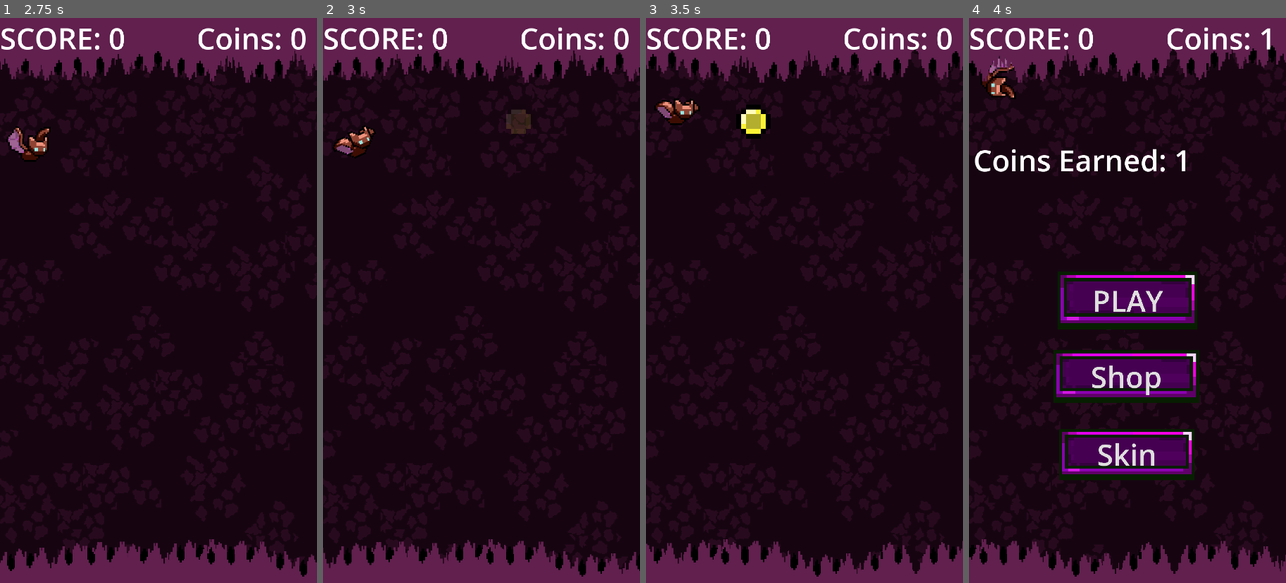
Above: before the commit, frames 1-4 (left to right).
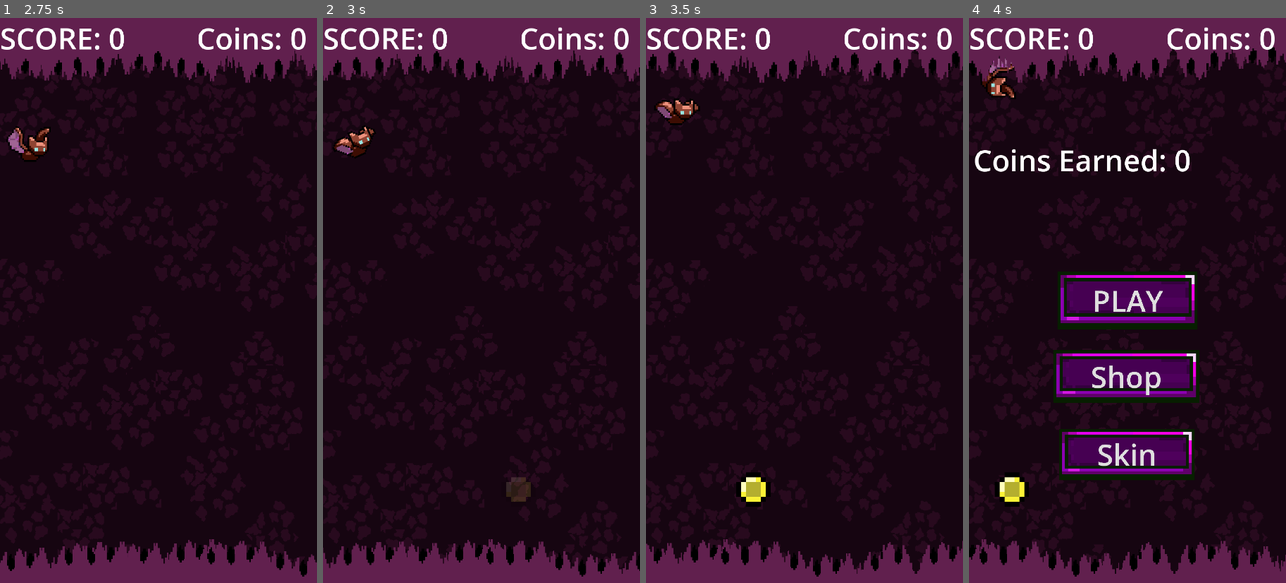
Above: after the commit, the same moments.

Repository: bsmit104/Batsy
Game: Godot game, scene res://scenes/main.tscn
Same seed, same stepped clock (60 frames per second), same inputs: the game is played once before the commit and once after it.
Inputs (mouse positions are in pixels of both pictures, inside the frame that each line leads up to):
- Up to frame 1 (2.75 s): click "PLAY" at 0.5 s; tap Enter at 1.25 s; move the mouse to (228, 272) at 1.27 s; tap R at 1.35, 2.1 s; click (228, 272) at 1.42 s; move the mouse to (95, 328) at 2.02 s; click (95, 328) at 2.17 s
- Up to frame 2 (3 s): move the mouse to (513, 176) at 2.77 s; tap R at 2.85 s; click (513, 176) at 2.92 s
- Up to frame 3 (3.5 s): no input
- Up to frame 4 (4 s): move the mouse to (1111, 413) at 3.52 s; tap R at 3.6 s; click (1111, 413) at 3.67 s

Frame 1 is identical in both runs. In frame 2, 0.3% of the frame differs, in the area x 57-66%, y 16-86%; in frame 3, 0.7%, in the area x 28-40%, y 15-87%; in frame 4, 0.6%.

Commit message:
coin pooling fixed

Diff:
--- a/batsy/scenes/coin.gd
+++ b/batsy/scenes/coin.gd
@@ -9,16 +9,40 @@
 	#if body.name == "Bat":  # Assuming your bat is named "Bat"
 		#emit_signal("collected")
 
+
+
+
+
+
+
+
+
+
+
+
+
 extends Area2D
 
-signal collected
+signal collected(coin)
 
 func _ready():
-	# Connect only if not already connected
 	if not body_entered.is_connected(_on_body_entered):
 		body_entered.connect(_on_body_entered)
 
 func _on_body_entered(body):
-	if body.name == "Bat":  # Ensure the player collects the coin
-		emit_signal("collected")
-		queue_free()  # Remove the coin after collection
+	if body.name == "Bat":
+		emit_signal("collected", self)  # Pass 'self' so the main script knows which coin was collected
+		queue_free()
+#extends Area2D
+#
+#signal collected
+#
+#func _ready():
+	## Connect only if not already connected
+	#if not body_entered.is_connected(_on_body_entered):
+		#body_entered.connect(_on_body_entered)
+#
+#func _on_body_entered(body):
+	#if body.name == "Bat":  # Ensure the player collects the coin
+		#emit_signal("collected")
+		#queue_free()  # Remove the coin after collection
--- a/batsy/scenes/main.gd
+++ b/batsy/scenes/main.gd
@@ -25,23 +25,24 @@
 var spawn_enabled = false
 
 var rock_pool : Array = []
+var coin_pool : Array = []  # Pool for coin reuse
 
 func _ready():
 	screen_size = get_window().size
-	ground_width = $Ground1.get_child(0).texture.get_width()  # Assuming the TextureRect is the first child of Ground1
-	$Ground2.position.x = $Ground1.position.x + ground_width  # Position the second ground next to the first
+	ground_width = $Ground1.get_child(0).texture.get_width()
+	$Ground2.position.x = $Ground1.position.x + ground_width
 	ground_height = $Ground1.get_node("Sprite2D").texture.get_height()
 	$CoinLabel.text = "Coins: " + str(coins)
 	game_running = false
-	game_over = true  # Set game_over so the player can't interact yet
-	$Menu.show()  # Show the death menu at the start
+	game_over = true
+	$Menu.show()
 
 func new_game():
 	game_running = false
 	game_over = false
 	score = 0
 	scroll = 0
-	coins = 0  # Reset the coins for the new game
+	coins = 0
 	$ScoreLabel.text = "SCORE: " + str(score)
 	$CoinLabel.text = "Coins: " + str(coins)
 	$CoinEarnedLabel.text = " "
@@ -58,15 +59,13 @@
 
 	generate_rocks()
 
-	# Reload the selected character in case the player changed it
 	$Bat.selected_character = Global.selected_character
 	$Bat.load_character_animation()
 	$Bat.reset()
 
-	# Clear existing coins in the scene
+	# Clear existing coins
 	for coin in get_tree().get_nodes_in_group("coins"):
-		coin.queue_free()  # Remove the coin from the scene
-
+		pool_coin(coin)  # Pool instead of freeing
 
 func _input(event):
 	if game_over == false:
@@ -88,149 +87,155 @@
 func _process(delta):
 	if game_running:
 		if not spawn_enabled and scroll >= 1500:
-			spawn_enabled = true  # Enable rock and coin spawning
-
-		# Move both ground sprites
+			spawn_enabled = true
+
+		# Move ground
 		$Ground1.position.x -= SCROLL_SPEED
 		$Ground2.position.x -= SCROLL_SPEED
 		scroll += SCROLL_SPEED
 
-		# Reset position when a ground sprite moves fully off-screen
+		# Reset ground
 		if $Ground1.position.x <= -ground_width:
 			$Ground1.position.x = $Ground2.position.x + ground_width
 		if $Ground2.position.x <= -ground_width:
 			$Ground2.position.x = $Ground1.position.x + ground_width
 
+		# Move rocks
 		for rock in rocks:
 			rock.position.x -= SCROLL_SPEED
 
-		# Move coins
+		# Move and pool coins
 		for coin in get_tree().get_nodes_in_group("coins"):
 			coin.position.x -= SCROLL_SPEED
+			if coin.position.x < -100:  # Off-screen left
+				pool_coin(coin)
 
 func _on_rock_timer_timeout() -> void:
 	generate_rocks()
 
 func get_pooled_rock():
-	# Reuse an existing rock if available
 	for rock in rock_pool:
 		if not rock.visible:
 			return rock
 
-	# If none are available, create a new one
 	var rock_scene = rock_scenes[randi() % rock_scenes.size()]
 	var new_rock = rock_scene.instantiate()
 	add_child(new_rock)
 	rock_pool.append(new_rock)
 	return new_rock
 
-var coin_count = 0  # Track how many coins have spawned in this cycle
-const MAX_COINS_PER_CYCLE = 5  # Maximum coins per 15 spawns
-const TOTAL_SPAWNS_PER_CYCLE = 15  # Total spawns (coins + rocks)
+var coin_count = 0
+const MAX_COINS_PER_CYCLE = 5
+const TOTAL_SPAWNS_PER_CYCLE = 15
 
 func generate_rocks():
 	if rock_scenes.is_empty():
 		return
 
-	# Check if we've reached the maximum number of coins (5 per 15 spawns)
 	if coin_count < MAX_COINS_PER_CYCLE and randi_range(1, TOTAL_SPAWNS_PER_CYCLE) <= MAX_COINS_PER_CYCLE:
-		spawn_coin(last_rock_x)  # Spawn a coin
-		coin_count += 1  # Increment coin count
+		spawn_coin(last_rock_x)
+		coin_count += 1
 	else:
 		var rock = get_pooled_rock()
 		rock.show()
 		rock.set_process(true)
 
-		# Ensure proper spacing between rocks and spawn closer to the screen
 		var min_x = last_rock_x + ROCK_SPACING_X
-		rock.position.x = max(screen_size.x + 300, min_x)  # Reduce off-screen distance for better visibility
+		rock.position.x = max(screen_size.x + 300, min_x)
 		rock.position.y = (screen_size.y - ground_height) / 2 + randi_range(-ROCK_RANGE, ROCK_RANGE)
 
-		# Fade-in effect for the rock
 		var rock_tween = create_tween()
-		rock.modulate.a = 0  # Start fully transparent
-		rock_tween.tween_property(rock, "modulate:a", 1, 0.5)  # Fade in over 0.5 seconds
-
-		# Connect signals
+		rock.modulate.a = 0
+		rock_tween.tween_property(rock, "modulate:a", 1, 0.5)
+
 		if not rock.hit.is_connected(bat_hit):
 			rock.hit.connect(bat_hit)
 		if not rock.scored.is_connected(scored):
 			rock.scored.connect(scored)
 
 		rocks.append(rock)
-		last_rock_x = rock.position.x  # Track rock position
-
-	# Reset after 15 spawns (5 coins and 10 rocks)
+		last_rock_x = rock.position.x
+
 	if coin_count >= MAX_COINS_PER_CYCLE:
-		coin_count = 0  # Reset coin count after 5 coins
-
-var last_coin_y = -1  # Track the last coin's vertical position to prevent overlap
-
-func spawn_coin(x_position):
-	# Debug prints to check values
-	print("Screen height: ", screen_size.y)
-	print("Ground height: ", ground_height)
-
-	# Ensure the coin is spaced at least 400 units from the previous rock (same as rocks)
-	var min_x_position = x_position + ROCK_SPACING_X  # 400 units spacing from the last rock position
+		coin_count = 0
+
+var last_coin_y = -1
+
+#func get_pooled_coin():
+	#for coin in coin_pool:
+		#if not coin.visible:
+			#return coin
+	#
+	#var new_coin = coin_scene.instantiate()
+	#add_child(new_coin)
+	#coin_pool.append(new_coin)
+	#return new_coin
+func get_pooled_coin():
+	for coin in coin_pool:
+		# Ensure the coin is a valid instance and is not visible
+		if is_instance_valid(coin) and not coin.visible:
+			return coin
+
 	var new_coin = coin_scene.instantiate()
 	add_child(new_coin)
+	coin_pool.append(new_coin)
+	return new_coin
+
+
+
+func spawn_coin(x_position):
+	var min_x_position = x_position + ROCK_SPACING_X
+	#var new_coin = coin_scene.instantiate()
+	#add_child(new_coin)
+	#new_coin.add_to_group("coins")
+	var new_coin = get_pooled_coin()
+	new_coin.show()
+	new_coin.set_process(true)
 	new_coin.add_to_group("coins")
 
-	# Set the fixed horizontal position, with 300 units of buffer from the screen's edge
-	new_coin.position.x = min_x_position + 300  # Fixed horizontal position after last rock + buffer
-
-	# Define the vertical range for coin spawning
-	var vertical_buffer = 50  # Reduced buffer to avoid restricting spawn area
-	var min_y = vertical_buffer  # Minimum Y position (top buffer)
-	var max_y = screen_size.y - ground_height - vertical_buffer  # Maximum Y position (bottom buffer, accounting for ground height)
-
-	# Debug prints for Y range
-	print("Min Y: ", min_y)
-	print("Max Y: ", max_y)
-
-	# Randomize the Y position within the defined range
-	var random_y_position = randi_range(min_y, max_y)
-
-	# Shift the entire range downwards by 300 pixels
-	random_y_position += 300
-
-	# Clamp the Y position to ensure it stays within the screen bounds
+
+	new_coin.position.x = min_x_position + 300
+
+	var vertical_buffer = 50
+	var min_y = vertical_buffer
+	var max_y = 1600
+	var random_y_position = randi_range(min_y, max_y) + 300
 	random_y_position = clamp(random_y_position, min_y, max_y)
 
-	# Debug print for final Y position
-	print("Random Y position: ", random_y_position)
-
-	# Avoid spawning the coin too close to the previous one
-	var vertical_spacing = 200  # Minimum vertical space between coins
+	var vertical_spacing = 200
 	while abs(random_y_position - last_coin_y) < vertical_spacing:
-		# Recalculate the Y position with the shift and clamp
-		random_y_position = randi_range(min_y, max_y) + 300  # Shift downwards again
+		random_y_position = randi_range(min_y, max_y) + 300
 		random_y_position = clamp(random_y_position, min_y, max_y)
 
-	# Set the coin's Y position
 	new_coin.position.y = random_y_position
-
-	# Update the last coin's Y position to prevent overlap with the next coin
 	last_coin_y = new_coin.position.y
-
-	# Apply fade-in tween for the coin
+	last_coin_x = new_coin.position.x
+
 	var coin_tween = create_tween()
-	new_coin.modulate.a = 0  # Start fully transparent
-	coin_tween.tween_property(new_coin, "modulate:a", 1, 0.5)  # Fade in over 0.5 seconds
-
-	# Update the last coin x position
-	last_coin_x = new_coin.position.x
-
-	# Connect the coin's collected signal
-	new_coin.collected.connect(_on_coin_collected)
-
-
-
-func _on_coin_collected():
-	coins += 1  # Increase coin count
-	Global.totalcoins += 1  # Save it globally for the shop
-	$CoinLabel.text = "Coins: " + str(coins)  # Update UI
+	new_coin.modulate.a = 0
+	coin_tween.tween_property(new_coin, "modulate:a", 1, 0.5)
+
+	# Prevent duplicate signal connections
+	if not new_coin.collected.is_connected(_on_coin_collected):
+		new_coin.collected.connect(_on_coin_collected)
+
+
+#func _on_coin_collected(coin):
+	#coins += 1
+	#Global.totalcoins += 1
+	#$CoinLabel.text = "Coins: " + str(coins)
+	#pool_coin(coin)
+func _on_coin_collected(coin):
+	coins += 1
+	Global.totalcoins += 1
+	$CoinLabel.text = "Coins: " + str(coins)
+	pool_coin(coin)  # Return coin to pool
+
+
+func pool_coin(coin):
+	coin.hide()
+	coin.set_process(false)
+	coin.position = Vector2(-1000, -1000)
 
 func scored():
 	score += 1
@@ -247,9 +252,8 @@
 	$Bat.flying = false
 	game_running = false
 	game_over = true
-	# Update total coins after the game ends
-	Global.save_data()  # Save the updated total coins
-	$CoinEarnedLabel.text = "Coins Earned: " + str(coins)  # Display coins earned in this session
+	Global.save_data()
+	$CoinEarnedLabel.text = "Coins Earned: " + str(coins)
 
 func bat_hit():
 	$Bat.falling = true
@@ -265,6 +269,297 @@
 
 func _on_menu_restart() -> void:
 	new_game()
+
+#extends Node
+#
+#@export var rock_scenes : Array[PackedScene]
+#@export var coin_scene: PackedScene  # Assign the coin scene in the editor
+#
+#const COIN_SPACING_X = 600
+#const COIN_SPACING_RANGE = 300  # Random offset between 400-600 pixels
+#var last_coin_x = 0  # Track last coin position
+#var coins = 0  # Player coin count
+#
+#var game_running : bool
+#var game_over : bool
+#var scroll
+#var score
+#const SCROLL_SPEED : int = 10
+#var screen_size : Vector2i
+#var rocks : Array
+#const ROCK_DELAY : int = 50
+#const ROCK_RANGE : int = 200
+#var ground_width : int
+#var ground_height : int
+#var last_rock_x = 0  # Tracks the last rock's x position
+#const ROCK_SPACING_X = 400  # Set a fixed spacing between rocks
+#
+#var spawn_enabled = false
+#
+#var rock_pool : Array = []
+#
+#func _ready():
+	#screen_size = get_window().size
+	#ground_width = $Ground1.get_child(0).texture.get_width()  # Assuming the TextureRect is the first child of Ground1
+	#$Ground2.position.x = $Ground1.position.x + ground_width  # Position the second ground next to the first
+	#ground_height = $Ground1.get_node("Sprite2D").texture.get_height()
+	#$CoinLabel.text = "Coins: " + str(coins)
+	#game_running = false
+	#game_over = true  # Set game_over so the player can't interact yet
+	#$Menu.show()  # Show the death menu at the start
+	#
+#func new_game():
+	#game_running = false
+	#game_over = false
+	#score = 0
+	#scroll = 0
+	#coins = 0  # Reset the coins for the new game
+	#$ScoreLabel.text = "SCORE: " + str(score)
+	#$CoinLabel.text = "Coins: " + str(coins)
+	#$CoinEarnedLabel.text = " "
+	#$Menu.hide()
+#
+	## Reset object pool
+	#for rock in rock_pool:
+		#rock.queue_free()
+	#rock_pool.clear()
+	#rocks.clear()
+#
+	## Reset last rock position for proper spacing
+	#last_rock_x = 0
+#
+	#generate_rocks()
+#
+	## Reload the selected character in case the player changed it
+	#$Bat.selected_character = Global.selected_character
+	#$Bat.load_character_animation()
+	#$Bat.reset()
+	#
+	## Clear existing coins in the scene
+	#for coin in get_tree().get_nodes_in_group("coins"):
+		#coin.queue_free()  # Remove the coin from the scene
+#
+	#
+#func _input(event):
+	#if game_over == false:
+		#if event is InputEventMouseButton:
+			#if event.button_index == MOUSE_BUTTON_LEFT and event.pressed:
+				#if game_running == false:
+					#start_game()
+				#else:
+					#if $Bat.flying:
+						#$Bat.flap()
+						#check_top()
+#
+#func start_game():
+	#game_running = true
+	#$Bat.flying = true
+	#$Bat.flap()
+	#$RockTimer.start()
+#
+#func _process(delta):
+	#if game_running:
+		#if not spawn_enabled and scroll >= 1500:
+			#spawn_enabled = true  # Enable rock and coin spawning
+#
+		## Move both ground sprites
+		#$Ground1.position.x -= SCROLL_SPEED
+		#$Ground2.position.x -= SCROLL_SPEED
+		#scroll += SCROLL_SPEED
+#
+		## Reset position when a ground sprite moves fully off-screen
+		#if $Ground1.position.x <= -ground_width:
+			#$Ground1.position.x = $Ground2.position.x + ground_width
+		#if $Ground2.position.x <= -ground_width:
+			#$Ground2.position.x = $Ground1.position.x + ground_width
+#
+		#for rock in rocks:
+			#rock.position.x -= SCROLL_SPEED
+#
+		## Move coins
+		#for coin in get_tree().get_nodes_in_group("coins"):
+			#coin.position.x -= SCROLL_SPEED
+#
+#func _on_rock_timer_timeout() -> void:
+	#generate_rocks()
+#
+#func get_pooled_rock():
+	## Reuse an existing rock if available
+	#for rock in rock_pool:
+		#if not rock.visible:
+			#return rock
+	#
+	## If none are available, create a new one
+	#var rock_scene = rock_scenes[randi() % rock_scenes.size()]
+	#var new_rock = rock_scene.instantiate()
+	#add_child(new_rock)
+	#rock_pool.append(new_rock)
+	#return new_rock
+#
+#var coin_count = 0  # Track how many coins have spawned in this cycle
+#const MAX_COINS_PER_CYCLE = 5  # Maximum coins per 15 spawns
+#const TOTAL_SPAWNS_PER_CYCLE = 15  # Total spawns (coins + rocks)
+#
+#func generate_rocks():
+	#if rock_scenes.is_empty():
+		#return
+#
+	## Check if we've reached the maximum number of coins (5 per 15 spawns)
+	#if coin_count < MAX_COINS_PER_CYCLE and randi_range(1, TOTAL_SPAWNS_PER_CYCLE) <= MAX_COINS_PER_CYCLE:
+		#spawn_coin(last_rock_x)  # Spawn a coin
+		#coin_count += 1  # Increment coin count
+	#else:
+		#var rock = get_pooled_rock()
+		#rock.show()
+		#rock.set_process(true)
+#
+		## Ensure proper spacing between rocks and spawn closer to the screen
+		#var min_x = last_rock_x + ROCK_SPACING_X
+		#rock.position.x = max(screen_size.x + 300, min_x)  # Reduce off-screen distance for better visibility
+		#rock.position.y = (screen_size.y - ground_height) / 2 + randi_range(-ROCK_RANGE, ROCK_RANGE)
+#
+		## Fade-in effect for the rock
+		#var rock_tween = create_tween()
+		#rock.modulate.a = 0  # Start fully transparent
+		#rock_tween.tween_property(rock, "modulate:a", 1, 0.5)  # Fade in over 0.5 seconds
+#
+		## Connect signals
+		#if not rock.hit.is_connected(bat_hit):
+			#rock.hit.connect(bat_hit)
+		#if not rock.scored.is_connected(scored):
+			#rock.scored.connect(scored)
+#
+		#rocks.append(rock)
+		#last_rock_x = rock.position.x  # Track rock position
+#
+	## Reset after 15 spawns (5 coins and 10 rocks)
+	#if coin_count >= MAX_COINS_PER_CYCLE:
+		#coin_count = 0  # Reset coin count after 5 coins
+#
+#var last_coin_y = -1  # Track the last coin's vertical position to prevent overlap
+#
+#func spawn_coin(x_position):
+	## Debug prints to check values
+	##print("Screen height: ", screen_size.y)
+	##print("Ground height: ", ground_height)
+#
+	## Ensure the coin is spaced at least 400 units from the previous rock (same as rocks)
+	#var min_x_position = x_position + ROCK_SPACING_X  # 400 units spacing from the last rock position
+	#var new_coin = coin_scene.instantiate()
+	#add_child(new_coin)
+	#new_coin.add_to_group("coins")
+#
+	## Set the fixed horizontal position, with 300 units of buffer from the screen's edge
+	#new_coin.position.x = min_x_position + 300  # Fixed horizontal position after last rock + buffer
+#
+	## Define the vertical range for coin spawning
+	#var vertical_buffer = 50  # Reduced buffer to avoid restricting spawn area
+	#var min_y = vertical_buffer  # Minimum Y position (top buffer)
+	#var max_y = 1600
+	##screen_size.y - ground_height - vertical_buffer  # Maximum Y position (bottom buffer, accounting for ground height)
+#
+	### Debug prints for Y range
+	##print("Min Y: ", min_y)
+	##print("Max Y: ", max_y)
+#
+	## Randomize the Y position within the defined range
+	#var random_y_position = randi_range(min_y, max_y)
+#
+	## Shift the entire range downwards by 300 pixels
+	#random_y_position += 300
+#
+	## Clamp the Y position to ensure it stays within the screen bounds
+	#random_y_position = clamp(random_y_position, min_y, max_y)
+#
+	## Debug print for final Y position
+	##print("Random Y position: ", random_y_position)
+#
+	## Avoid spawning the coin too close to the previous one
+	#var vertical_spacing = 200  # Minimum vertical space between coins
+	#while abs(random_y_position - last_coin_y) < vertical_spacing:
+		## Recalculate the Y position with the shift and clamp
+		#random_y_position = randi_range(min_y, max_y) + 300  # Shift downwards again
+		#random_y_position = clamp(random_y_position, min_y, max_y)
+#
+	## Set the coin's Y position
+	#new_coin.position.y = random_y_position
+#
+	## Update the last coin's Y position to prevent overlap with the next coin
+	#last_coin_y = new_coin.position.y
+#
+	## Apply fade-in tween for the coin
+	#var coin_tween = create_tween()
+	#new_coin.modulate.a = 0  # Start fully transparent
+	#coin_tween.tween_property(new_coin, "modulate:a", 1, 0.5)  # Fade in over 0.5 seconds
+#
+	## Update the last coin x position
+	#last_coin_x = new_coin.position.x
+#
+	## Connect the coin's collected signal
+	#new_coin.collected.connect(_on_coin_collected)
+#
+#
+#
+#func _on_coin_collected():
+	#coins += 1  # Increase coin count
+	#Global.totalcoins += 1  # Save it globally for the shop
+	#$CoinLabel.text = "Coins: " + str(coins)  # Update UI
+#
+#func scored():
+	#score += 1
+	#$ScoreLabel.text = "SCORE: " + str(score)
+#
+#func check_top():
+	#if $Bat.position.y < 0:
+		#$Bat.falling = true
+		#stop_game()
+#
+#func stop_game():
+	#$RockTimer.stop()
+	#$Menu.show()
+	#$Bat.flying = false
+	#game_running = false
+	#game_over = true
+	## Update total coins after the game ends
+	#Global.save_data()  # Save the updated total coins
+	#$CoinEarnedLabel.text = "Coins Earned: " + str(coins)  # Display coins earned in this session
+#
+#func bat_hit():
+	#$Bat.falling = true
+	#stop_game()
+#
+#func _on_ground_1_hit() -> void:
+	#$Bat.falling = true
+	#stop_game()
+#
+#func _on_ground_2_hit() -> void:
+	#$Bat.falling = true
+	#stop_game()
+#
+#func _on_menu_restart() -> void:
+	#new_game()
+#
+
+
+
+
+
+
+
+
+
+
+
+
+
+
+
+
+
+
+
+
+
 
 
 
